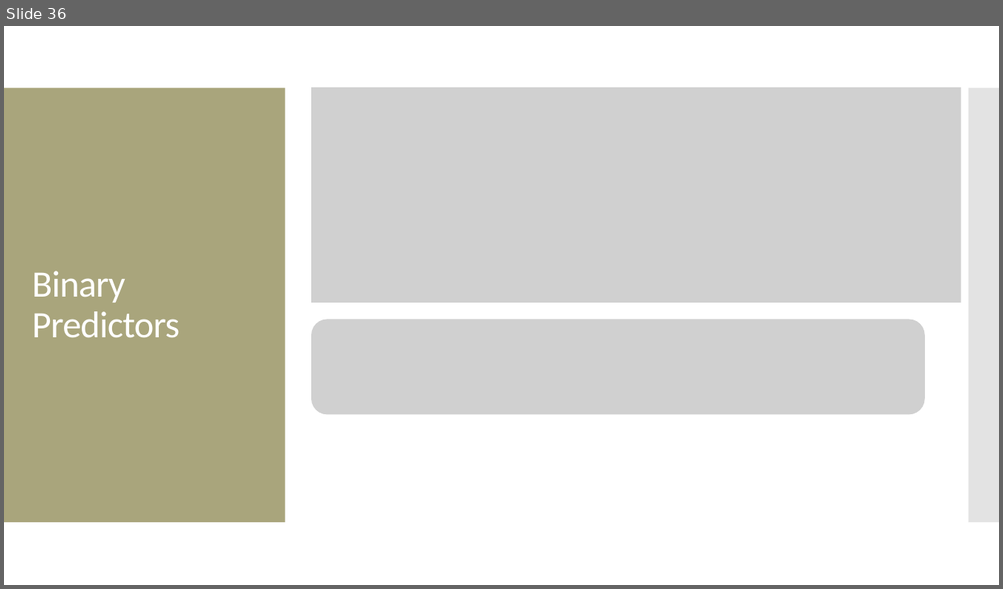
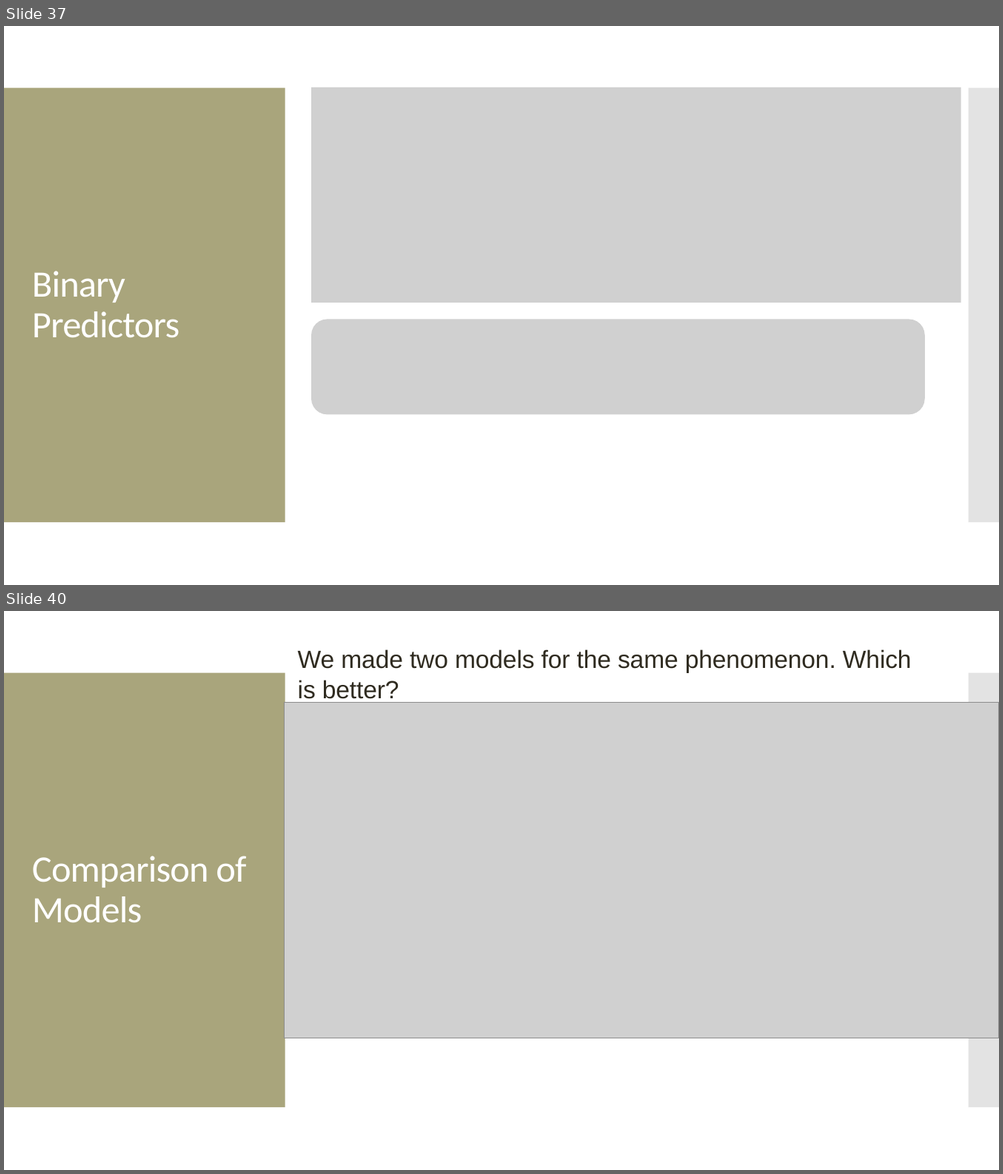
Before and after one commit to amosca01/MATH108-S24, a slide deck: slides/06-simple-linear-reg-pt2.pptx. Shown one above the other, each under a label of ours: slide 36 before the commit, slides 37 and 40 after it; the slides between them are not shown. The pictures are 1003x589 and 1003x1174 pixels, drawn with LibreOffice and Linux fonts; fonts in the diff are those of the drawing; grey boxes stand for pictures. Boxes give left, top, right and bottom in pixels: in the first picture for what was removed or moved away, otherwise in the second. Text is boxed around its words. In the diff, an @@ line names an element or a change of style, - is before the commit and + after.

```diff
--- a/slides/06-simple-linear-reg-pt2.pptx
+++ b/slides/06-simple-linear-reg-pt2.pptx
@@ slide 40 added at bbox=[4, 611, 999, 1170], background #FFFFFF; not listed: 2 template elements that a slide beside it also shows @@
@@ text added at bbox=[298, 649, 911, 703], 24 pt, text #2F2B20 @@
+We made two models for the same phenomenon. Which is better?
@@ picture added at bbox=[284, 703, 999, 1039] @@
@@ title added at bbox=[32, 856, 246, 923], 36 pt, text #FFFFFF @@
+Comparison of Models
@@ what was slide 36 is now slide 37 @@
```
Also in this commit, not shown: 2 slides changed, 7 other slides added, 2 slides removed, 15 other files.
